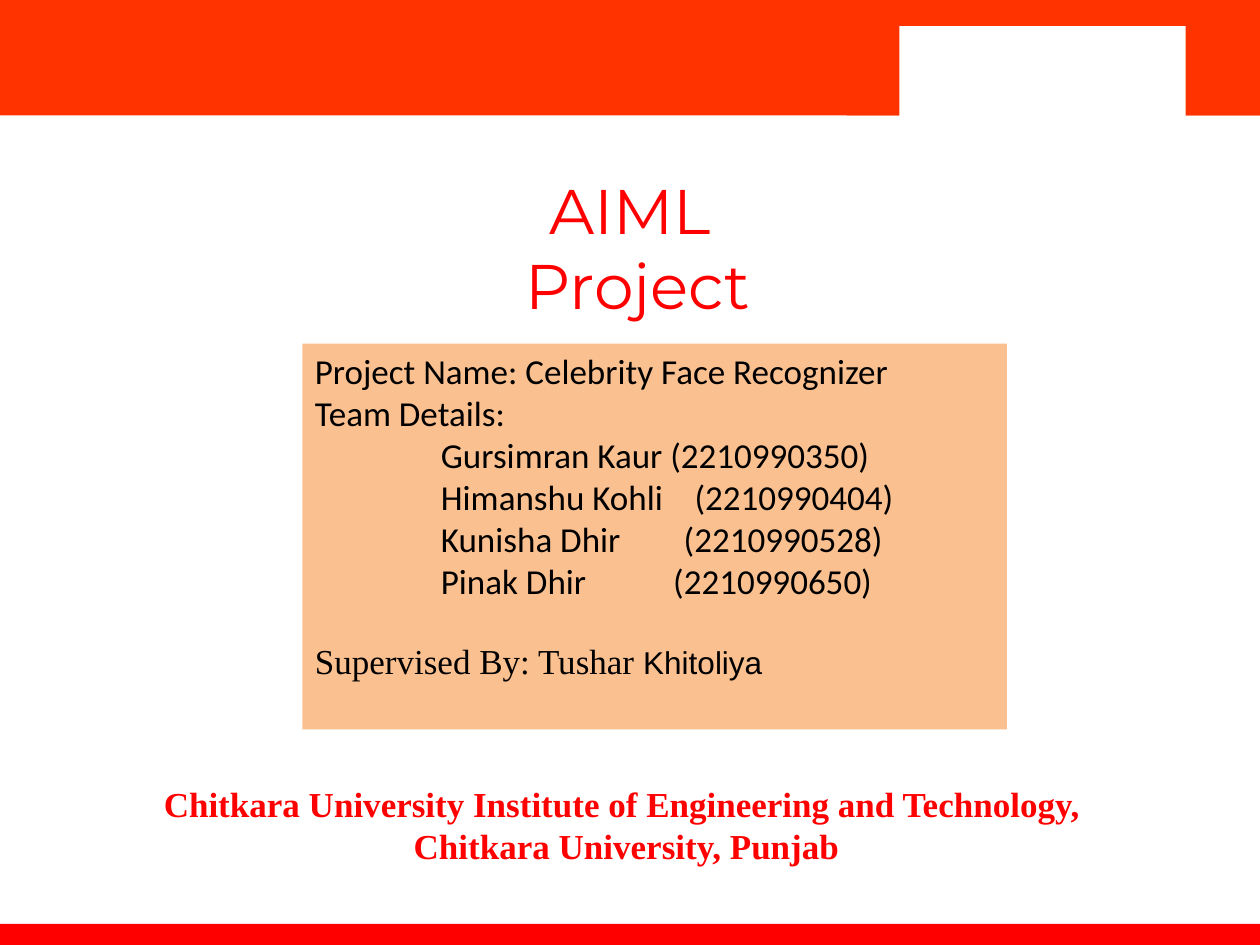
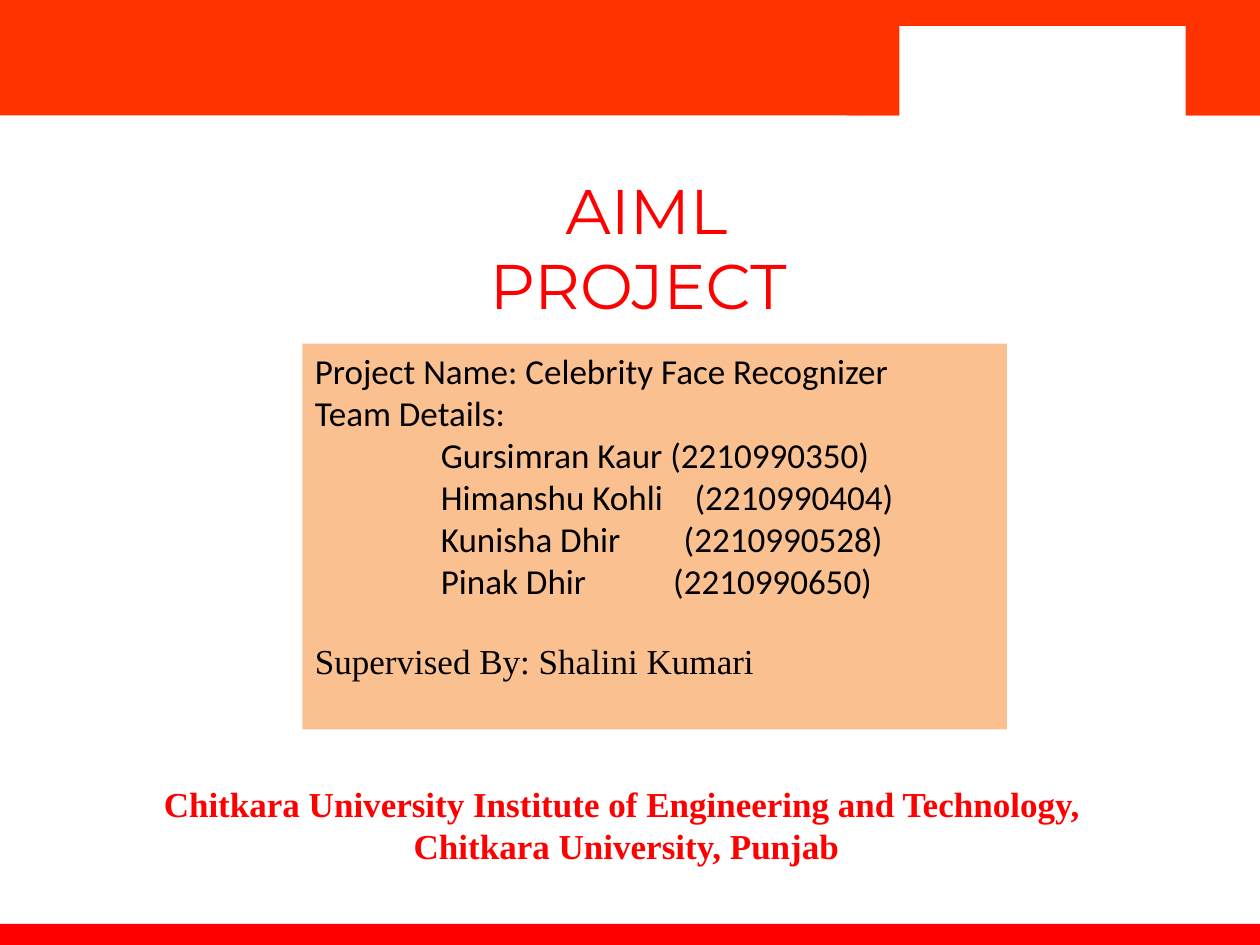
Before and after one commit to Kunisha2003/AIML-Project, a slide deck: slide 1 of AIML Project PPT.pptx. Drawn at 1260x945 pixels with LibreOffice and Linux fonts; fonts in the diff are those of the drawing; background and template pictures are left out. Boxes give left, top, right and bottom in pixels: in the first picture for what was removed or moved away, otherwise in the second. Text is boxed around its words. In the diff, an @@ line names an element or a change of style, - is before the commit and + after.

Commit message:
AIML Project

```diff
--- a/AIML Project PPT.pptx
+++ b/AIML Project PPT.pptx
@@ text at bbox=[490, 264, 787, 310]: text changed @@
-Project
+PROJECT
@@ text in rectangle at bbox=[315, 649, 754, 681]: text changed @@
-Supervised By: Tushar Khitoliya
+Supervised By: Shalini Kumari
```
Also in this commit, not shown: 2 other slides changed, 1 slide added, 1 slide removed, 1 other file.
